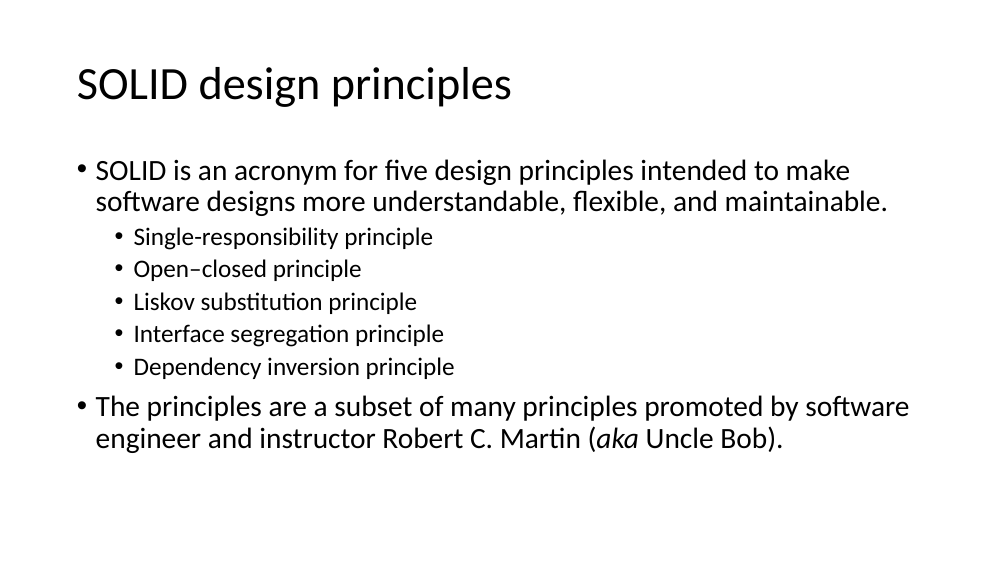
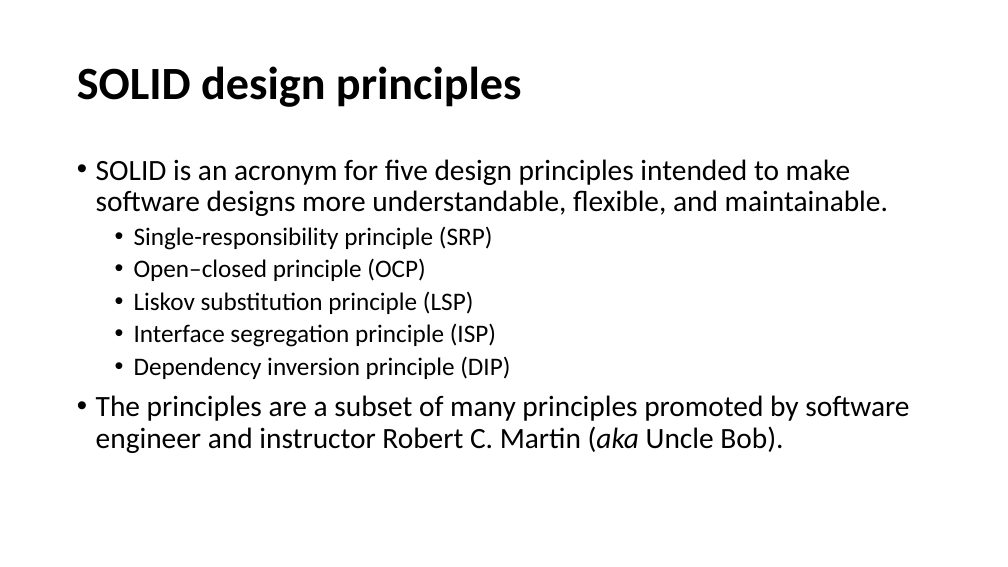
Before and after one commit to cebartling/test-driven, a slide deck: slide 2 of presentations/SOLID Design Principles.pptx. Drawn at 1008x567 pixels with LibreOffice and Linux fonts; fonts in the diff are those of the drawing. Boxes give left, top, right and bottom in pixels: in the first picture for what was removed or moved away, otherwise in the second. Text is boxed around its words. In the diff, an @@ line names an element or a change of style, - is before the commit and + after.

Commit message:
SOLID Principles presentation update

```diff
--- a/presentations/SOLID Design Principles.pptx
+++ b/presentations/SOLID Design Principles.pptx
@@ title "SOLID design principles" at [77,66,522,107]: bold on @@
@@ text at [134,227,510,379]: text changed @@
-  • Single-responsibility principle
-  • Open–closed principle
-  • Liskov substitution principle
-  • Interface segregation principle
-  • Dependency inversion principle
+  • Single-responsibility principle (SRP)
+  • Open–closed principle (OCP)
+  • Liskov substitution principle (LSP)
+  • Interface segregation principle (ISP)
+  • Dependency inversion principle (DIP)
```
Also in this commit, not shown: 10 other slides changed, 1 slide added.
